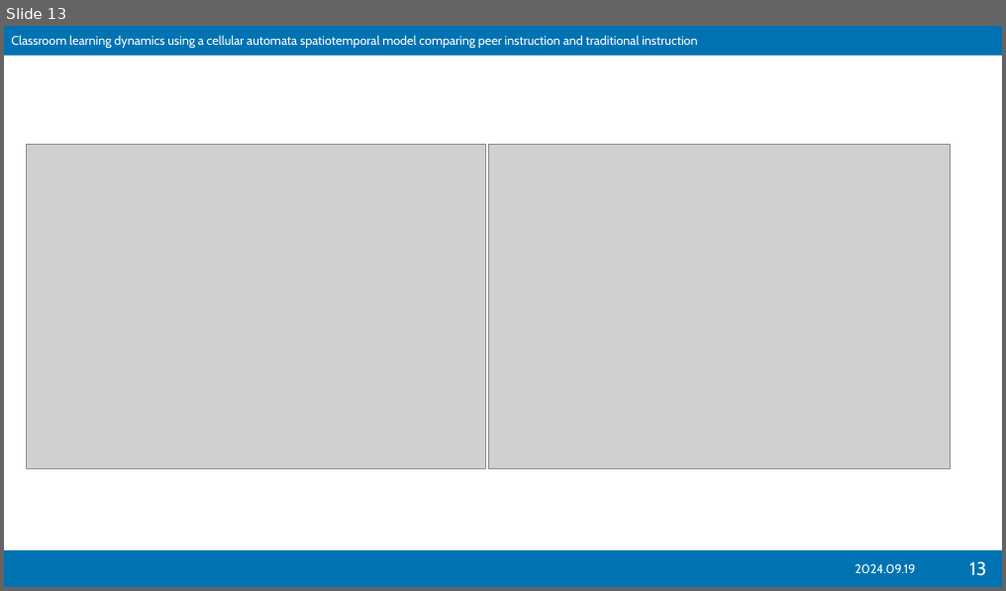
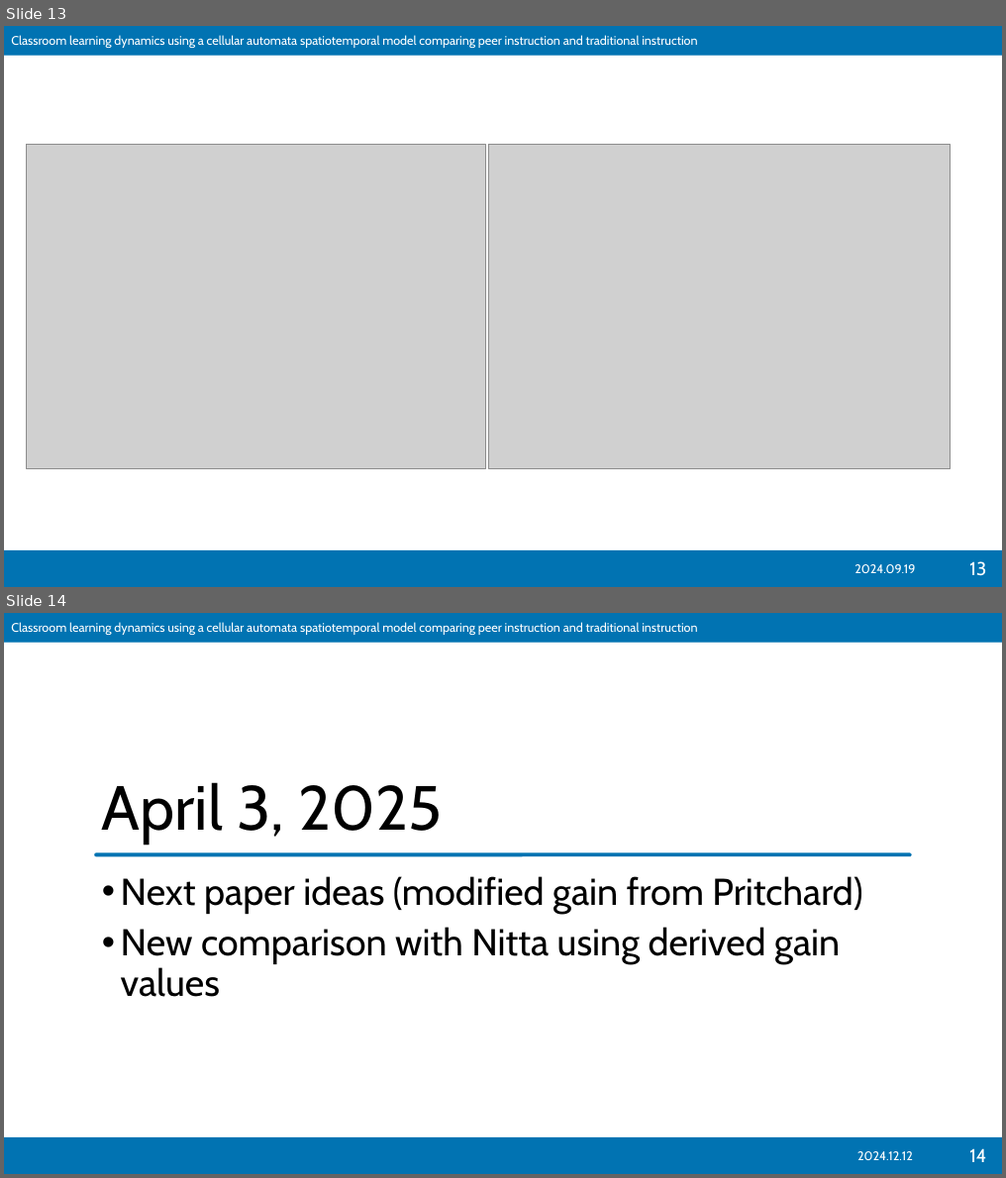
Before and after one commit to ioakimsy/BS-Thesis, a slide deck: documents/202425s2-RM-Slides-Sy.pptx. Shown one above the other, each under a label of ours: slide 13 before the commit, slides 13 and 14 after it. The pictures are 1006x591 and 1006x1178 pixels, drawn with LibreOffice and Linux fonts; fonts in the diff are those of the drawing; grey boxes stand for pictures. Boxes give left, top, right and bottom in pixels: in the first picture for what was removed or moved away, otherwise in the second. Text is boxed around its words. In the diff, an @@ line names an element or a change of style, - is before the commit and + after.

Commit message:
Update RM slides

```diff
--- a/documents/202425s2-RM-Slides-Sy.pptx
+++ b/documents/202425s2-RM-Slides-Sy.pptx
@@ slide 14 added at (4,613,1002,1174), background #FFFFFF; not listed: 2 template elements that a slide beside it also shows @@
@@ title added at (102,782,443,845), 60 pt, text #000000 @@
+April 3, 2025
@@ rounded rectangle added at (94,854,912,858), fill #0173B2 @@
@@ text added at (121,876,862,997), 36 pt, text #000000 @@
+• Next paper ideas (modified gain from Pritchard)
+• New comparison with Nitta using derived gain values
@@ text added at (857,1152,913,1160), 12 pt, text #FFFFFF @@
+2024.12.12
@@ page number added at (969,1149,986,1162), 18 pt, text #FFFFFF @@
+14
```
Also in this commit, not shown: 2 other slides added.
